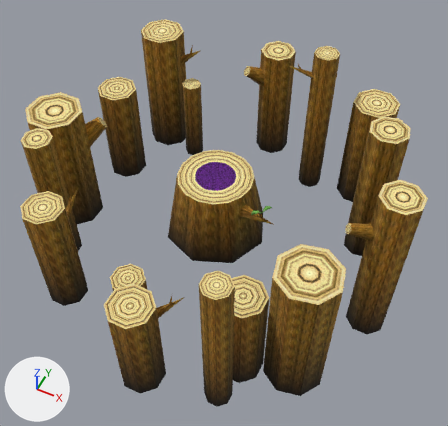
Two versions of the glTF model site/public/sm64ds/models/ex_mario_all.glb, one commit apart.
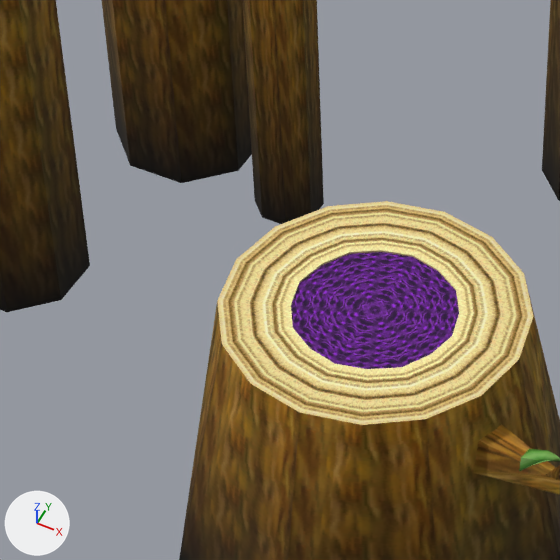
Each version is shown whole from a 50 mm lens placed at (9.5, -18.2, 20.7), pointed at (0.9, -0.9, -0.9), then close up on the part from 28% to 58% of the width and 24% to 56% of the height. The axes (+X, +Y, +Z) are drawn at lower left. The lights are the same throughout. The last two pictures show the newer version.

Objects in the first close-up: 'ex_mario_all'.
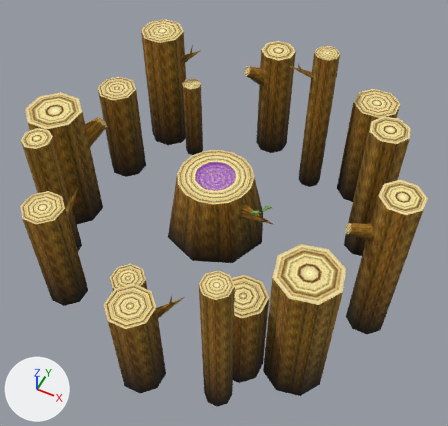
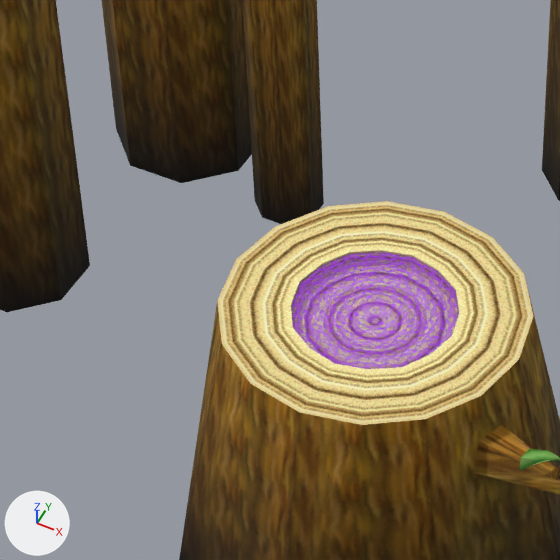
Changed parts and their boxes [x1, y1, x2, y2] in the close-ups (560 x 560 px):
'ex_mario_all', surface changed (lighter)
    both: [289, 248, 462, 372]

Diff of the bpy script that builds the scene:
```diff
--- a/site/public/sm64ds/models/ex_mario_all.glb.py
+++ b/site/public/sm64ds/models/ex_mario_all.glb.py
@@ mat_gas_mat @@
 n2.inputs[0].default_value = 1.0  # 'Factor'
+n5 = _N.new('ShaderNodeMath'); n5.name = 'Math'
+n5.operation = 'MULTIPLY'
 n3 = _N.new('ShaderNodeVertexColor'); n3.name = 'Color Attribute'
@@ mat_gas_mat @@
 n0 = _N.new('ShaderNodeBsdfPrincipled'); n0.name = 'Principled BSDF'
 n4 = _N.new('ShaderNodeTexImage'); n4.name = 'Image Texture'
 _L.new(n4.outputs[0], n2.inputs[6])  # 'Color' to 'A'
+_L.new(n5.outputs[0], n0.inputs[4])  # 'Value' to 'Alpha'
+_L.new(n3.outputs[1], n5.inputs[1])  # 'Alpha' to 'Value'
+_L.new(n4.outputs[1], n5.inputs[0])  # 'Alpha' to 'Value'
```
